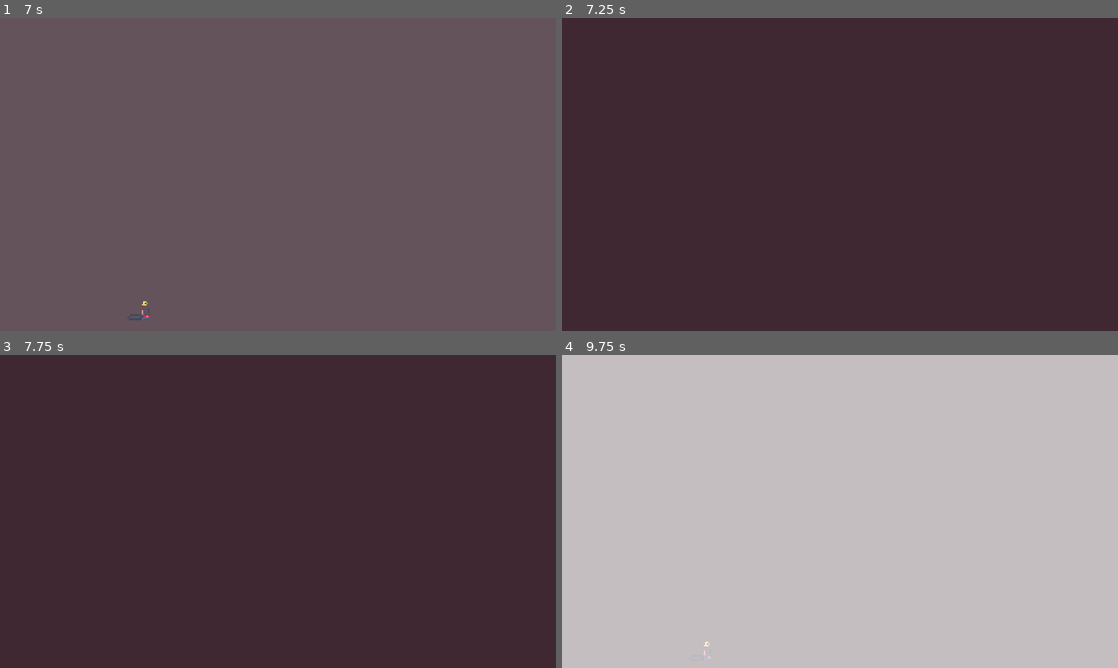
Above: before the commit, frames 1-4 (two rows, left to right).
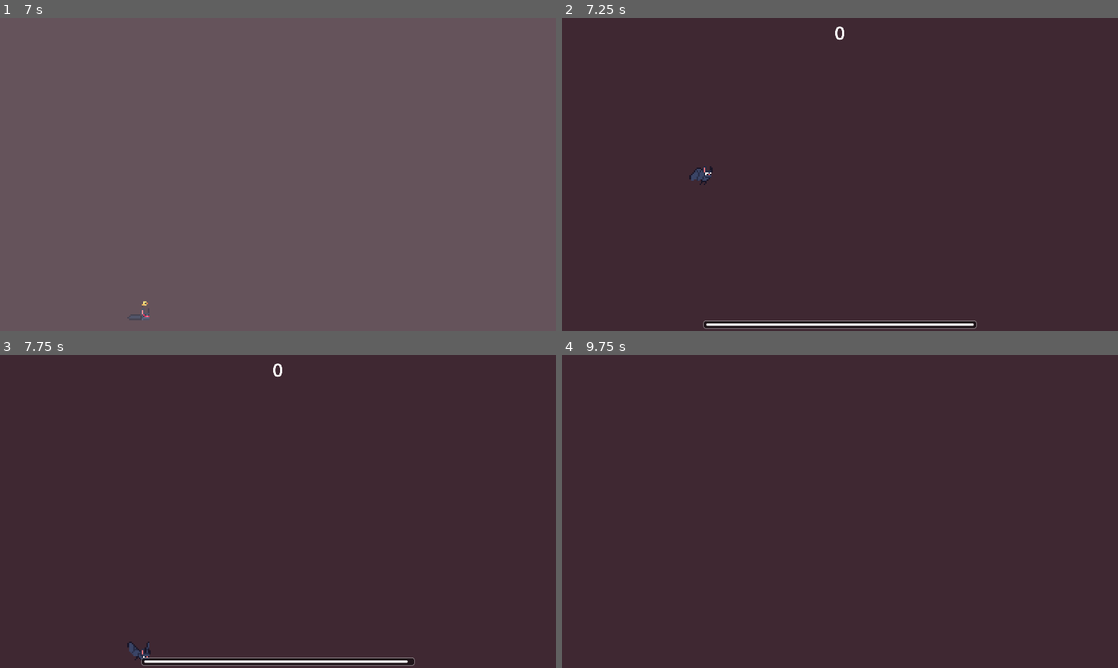
Above: after the commit, the same moments.

Repository: kirjahri/flappy-bat
Game: Godot game, scene res://scenes/main_menu.tscn
The game is run twice, just before and just after one commit, with the same random seed, the same clock (stepped at 60 frames per second) and the same inputs.
Inputs (mouse positions are in pixels of both pictures, inside the frame that each line leads up to):
- Up to frame 1 (7 s): click "Start" at 0.5 s; move the mouse to (400, 158) at 1.27 s; hold Right mouse button (dive) 1.28-2.03 s; click (400, 158) at 1.52 s; click (400, 158) at 1.82 s; move the mouse to (166, 190) at 2.02 s; right-click (166, 190) at 2.1 s; click (166, 190) at 2.27 s; click (166, 190) at 2.57 s; tap Enter at 2.75 s; move the mouse to (333, 105) at 2.77 s; hold Right mouse button (dive) 2.78-3.5 s; click "Retry" at 3.5 s; move the mouse to (250, 237) at 4.27 s; right-click (250, 237) at 4.35 s; click (250, 237) at 4.52 s; click (250, 237) at 4.82 s; move the mouse to (444, 221) at 5.02 s; hold Right mouse button (dive) 5.03-5.75 s; click (444, 221) at 5.27 s; click (444, 221) at 5.57 s; tap Escape (pause) at 5.65 s; click "Retry" at 5.75 s; move the mouse to (111, 127) at 6.52 s; right-click (111, 127) at 6.6 s; click (111, 127) at 6.77 s
- Up to frame 2 (7.25 s): click (673, 127) at 7.07 s; tap R (quick_restart, bound only after the commit) at 7.15 s
- Up to frame 3 (7.75 s): move the mouse to (305, 511) at 7.27 s; hold Right mouse button (dive) from 7.28 s (still down)
- Up to frame 4 (9.75 s): move the mouse to (756, 433) at 8.02 s; release Right mouse button (dive) at 8.03 s; right-click (756, 433) at 8.1 s; click (756, 433) at 8.27 s; click (756, 433) at 8.57 s; click (840, 524) at 8.75 s, where only the run before the commit has a clickable "Retry"; move the mouse to (962, 495) at 9.52 s; hold Right mouse button (dive) from 9.53 s (still down)

Frame 1 is identical in both runs. In frame 2, 1.4% of the frame differs, in the area x 22-75%, y 2-100%; in frame 3, 1.4%; in frame 4, 100%, in the area x 0-100%, y 0-100%.

Commit message:
feat: add a quick restart button

Diff:
--- a/project.godot
+++ b/project.godot
@@ -67,6 +67,12 @@
 , Object(InputEventJoypadButton,"resource_local_to_scene":false,"resource_name":"","device":-1,"button_index":6,"pressure":0.0,"pressed":false,"script":null)
 ]
 }
+quick_restart={
+"deadzone": 0.2,
+"events": [Object(InputEventKey,"resource_local_to_scene":false,"resource_name":"","device":-1,"window_id":0,"alt_pressed":false,"shift_pressed":false,"ctrl_pressed":false,"meta_pressed":false,"pressed":false,"keycode":0,"physical_keycode":82,"key_label":0,"unicode":114,"location":0,"echo":false,"script":null)
+, Object(InputEventJoypadButton,"resource_local_to_scene":false,"resource_name":"","device":-1,"button_index":4,"pressure":0.0,"pressed":false,"script":null)
+]
+}
 
 [physics]
 
--- a/scripts/main.gd
+++ b/scripts/main.gd
@@ -106,6 +106,13 @@
 
 
 func _input(_event: InputEvent) -> void:
+	if Input.is_action_just_pressed("quick_restart"):
+		if get_tree().paused:
+			get_tree().paused = false
+
+		Global.in_death_state = false
+		get_tree().reload_current_scene()
+
 	if Input.is_action_just_pressed("pause") and not game_over.visible:
 		get_tree().paused = true
 		pause_screen.visible = true
--- a/scripts/pause_screen.gd
+++ b/scripts/pause_screen.gd
@@ -2,6 +2,13 @@
 
 
 func _input(_event: InputEvent) -> void:
+	if Input.is_action_just_pressed("quick_restart"):
+		if get_tree().paused:
+			get_tree().paused = false
+
+		Global.in_death_state = false
+		get_tree().reload_current_scene()
+
 	if Input.is_action_just_pressed("pause") and visible:
 		get_viewport().set_input_as_handled()
 		get_tree().paused = false
